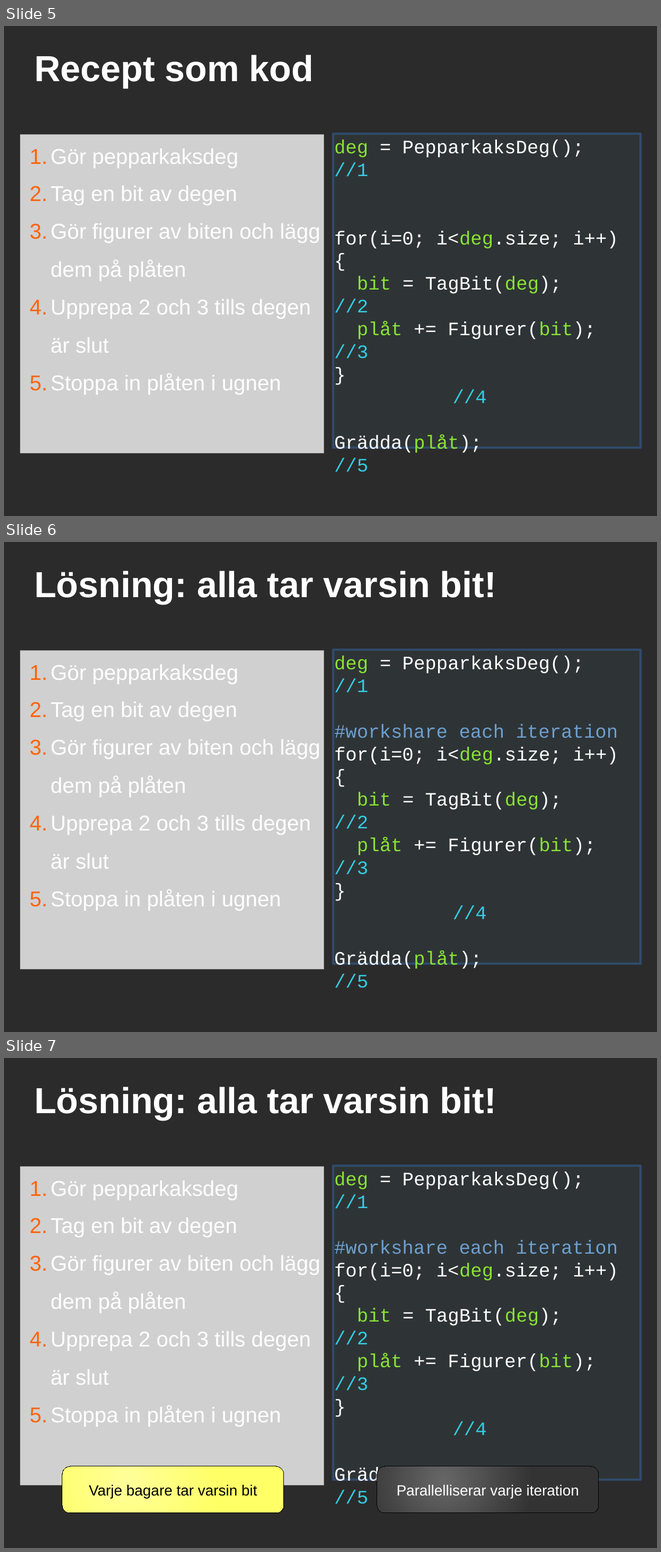
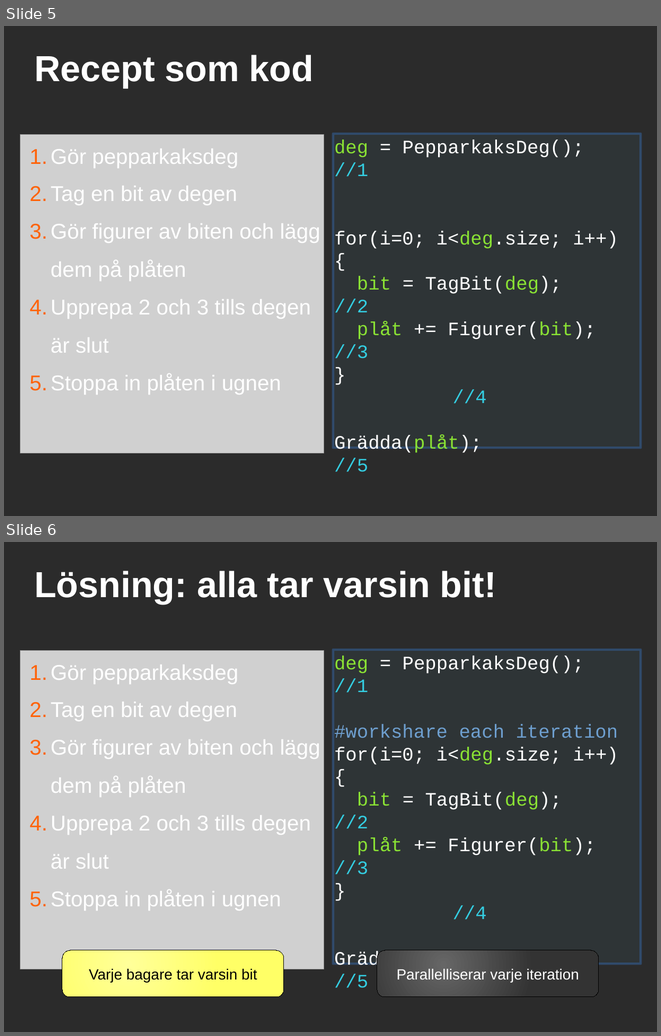
Before and after one commit to saifthe1/openfoam-openmp, a slide deck: presentation/pres.odp. Shown one above the other, each under a label of ours: slides 5, 6 and 7 before the commit, slides 5 and 6 after it. The pictures are 661x1552 and 661x1036 pixels, drawn with LibreOffice and Linux fonts; fonts in the diff are those of the drawing; grey boxes stand for pictures; background and template pictures are left out; a plain dark background stands for a picture behind light text. Boxes give left, top, right and bottom in pixels: in the first picture for what was removed or moved away, otherwise in the second. Text is boxed around its words. In the diff, an @@ line names an element or a change of style, - is before the commit and + after.

```diff
--- a/presentation/pres.odp
+++ b/presentation/pres.odp
@@ slide 6 removed at [4, 542, 657, 1032], background picture (left out) @@
@@ title removed at [34, 571, 496, 604] @@
-Lösning: alla tar varsin bit!
@@ picture removed at [20, 651, 324, 969] @@
@@ text removed at [334, 650, 641, 970] @@
-deg = PepparkaksDeg(); //1
-#workshare each iteration
-for(i=0; i<deg.size; i++)
-{
-bit = TagBit(deg); //2
-plåt += Figurer(bit); //3
-} //4
-Grädda(plåt); //5
@@ text removed at [51, 664, 320, 910] @@
-1. Gör pepparkaksdeg
-2. Tag en bit av degen
-3. Gör figurer av biten och lägg
-   dem på plåten
-4. Upprepa 2 och 3 tills degen
-   är slut
-5. Stoppa in plåten i ugnen
@@ what was slide 7 is now slide 6 @@
```
Also in this commit, not shown: 4 slides changed, 1 slide added, 1 other slide removed.
